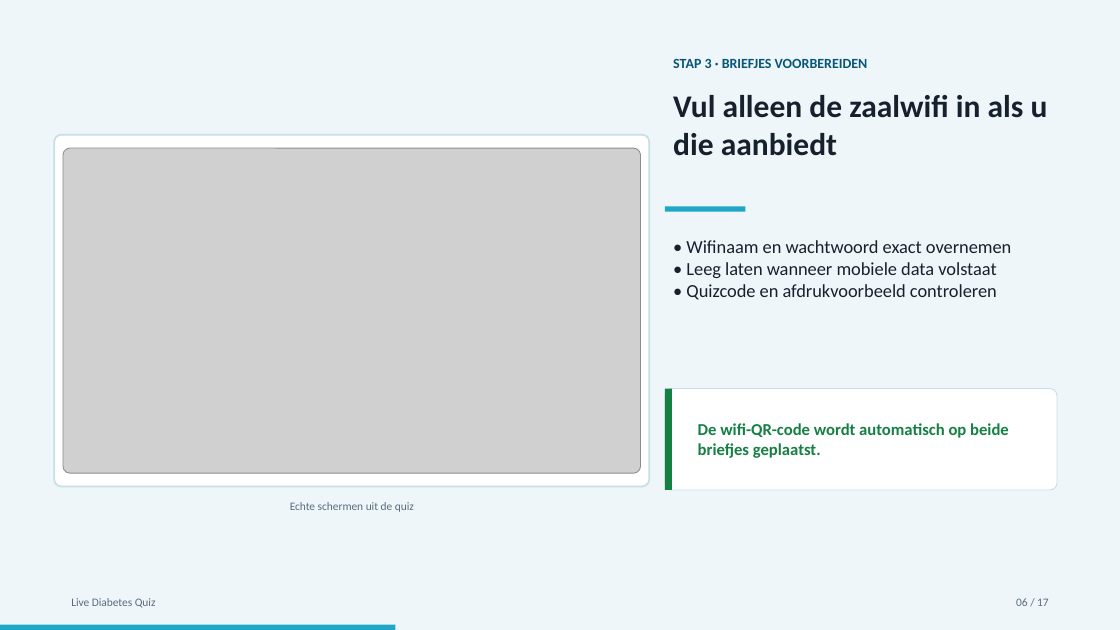
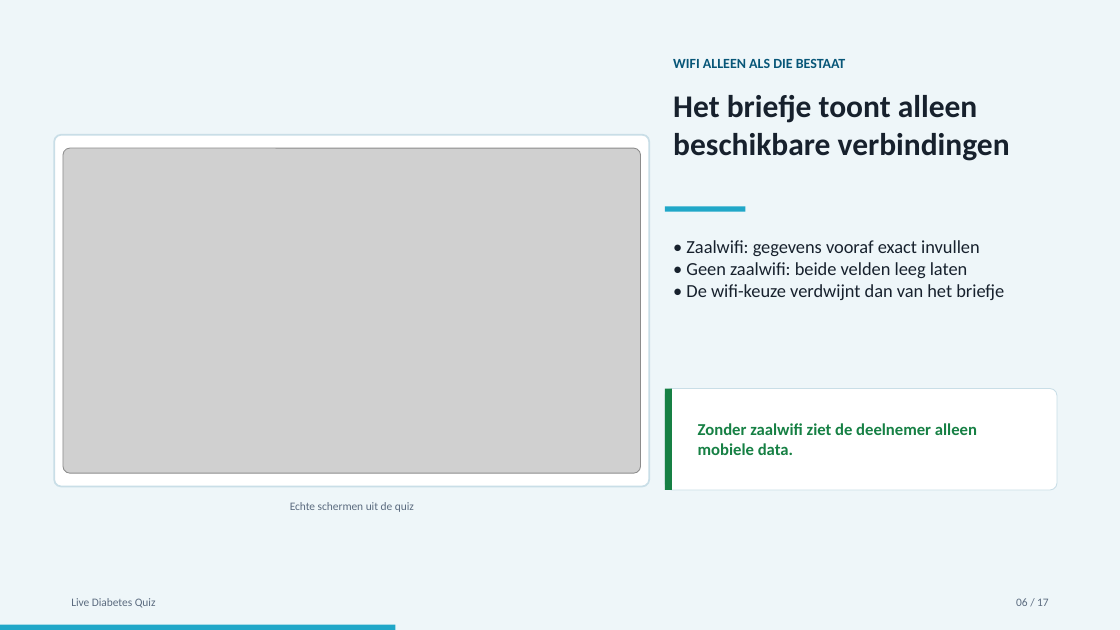
Before and after one commit to Fredje4711/live-diabetes-quiz, a slide deck: slide 6 of video-handleiding/Live-Diabetes-Quiz-storyboard.pptx. Drawn at 1120x630 pixels with LibreOffice and Linux fonts; fonts in the diff are those of the drawing; grey boxes stand for pictures. Boxes give left, top, right and bottom in pixels: in the first picture for what was removed or moved away, otherwise in the second. Text is boxed around its words. In the diff, an @@ line names an element or a change of style, - is before the commit and + after.

Commit message:
Verduidelijk vooraf afdrukken en verbinding maken

```diff
--- a/video-handleiding/Live-Diabetes-Quiz-storyboard.pptx
+++ b/video-handleiding/Live-Diabetes-Quiz-storyboard.pptx
@@ text at [673,59,846,68]: text changed @@
-STAP 3 · BRIEFJES VOORBEREIDEN
+WIFI ALLEEN ALS DIE BESTAAT
@@ text at [673,95,1010,161]: text changed @@
-Vul alleen de zaalwifi in als u die aanbiedt
+Het briefje toont alleen beschikbare verbindingen
@@ text at [686,240,1004,300]: text changed @@
-• Wifinaam en wachtwoord exact overnemen
-• Leeg laten wanneer mobiele data volstaat
-• Quizcode en afdrukvoorbeeld controleren
+• Zaalwifi: gegevens vooraf exact invullen
+• Geen zaalwifi: beide velden leeg laten
+• De wifi-keuze verdwijnt dan van het briefje
@@ text at [698,423,977,455]: text changed @@
-De wifi-QR-code wordt automatisch op beide briefjes geplaatst.
+Zonder zaalwifi ziet de deelnemer alleen mobiele data.
```
Also in this commit, not shown: 7 other slides changed, 6 other files.
